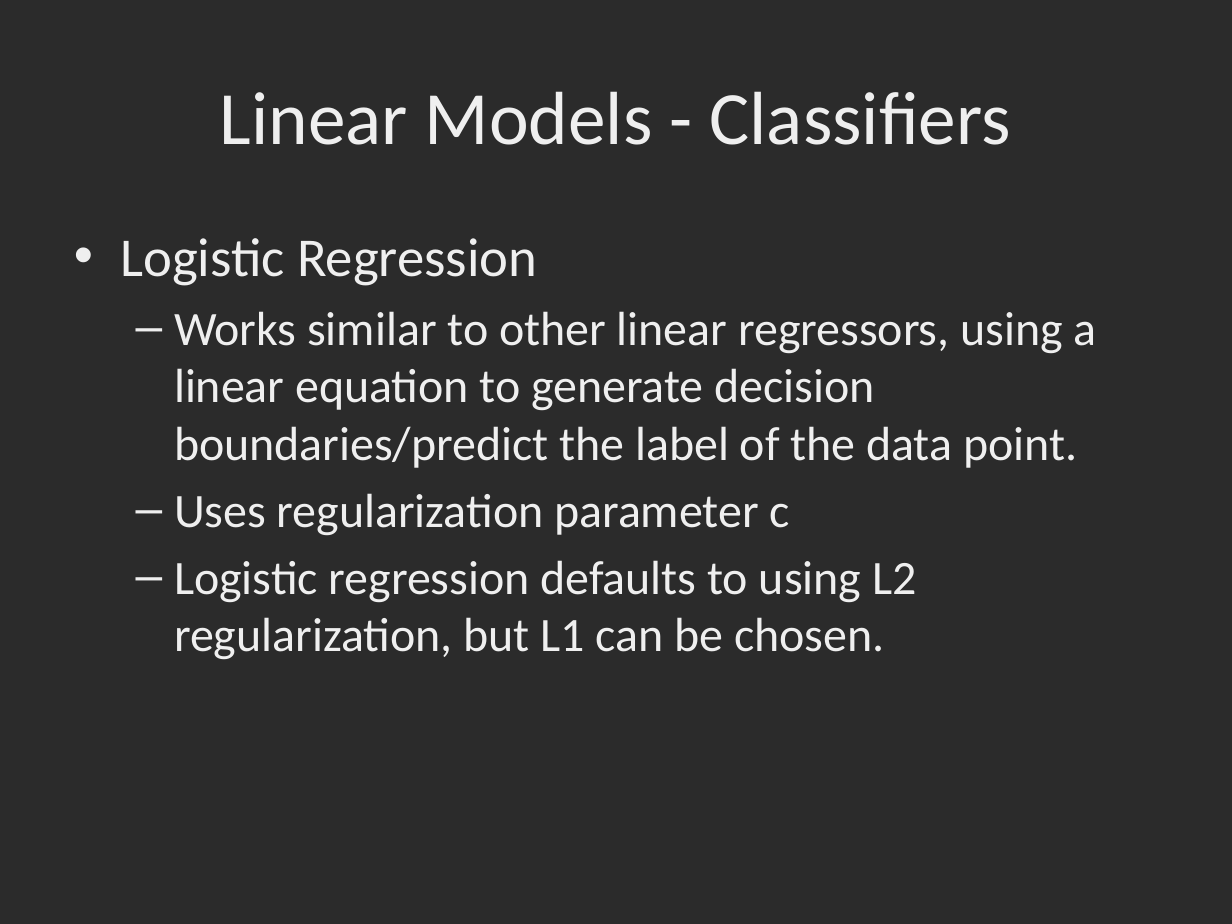
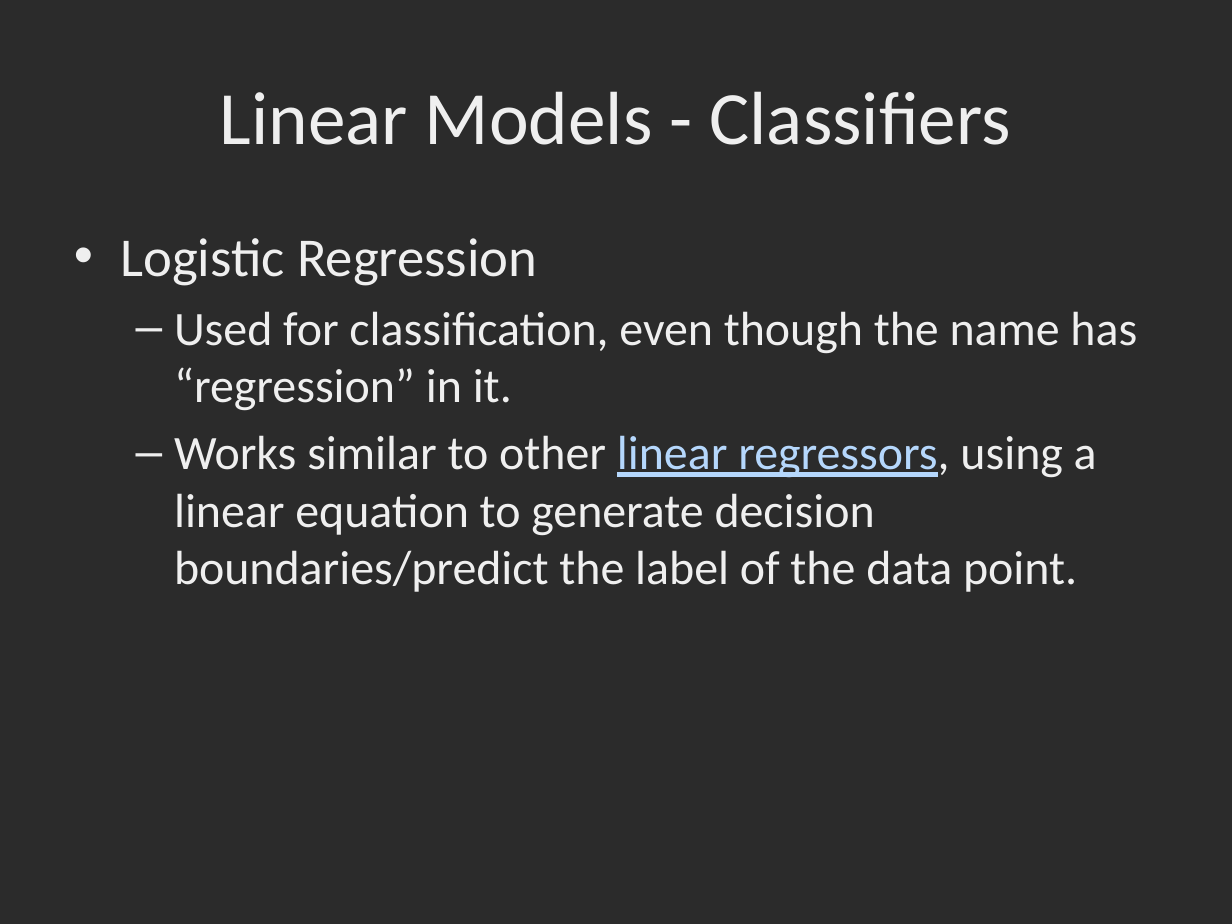
Before and after one commit to dbowmans46/PracticalProgramming, a slide deck: slide 55 of Session 7 - Python/Instructional Material/Session 7 - Python Brief Intro to Machine Learning with Scikit Learn.pptx. Drawn at 1232x924 pixels with LibreOffice and Linux fonts; fonts in the diff are those of the drawing; background and template pictures are left out; a plain dark background stands for a picture behind light text. Boxes give left, top, right and bottom in pixels: in the first picture for what was removed or moved away, otherwise in the second. Text is boxed around its words. In the diff, an @@ line names an element or a change of style, - is before the commit and + after.

Commit message:
Added docstrings to MLHelper, fixed linear equations in slides, added SVM slides, updated logistic regression and regularization slides, SVM code, fixed Logistic Regression code.

```diff
--- a/Session 7 - Python/Instructional Material/Session 7 - Python Brief Intro to Machine Learning with Scikit Learn.pptx
+++ b/Session 7 - Python/Instructional Material/Session 7 - Python Brief Intro to Machine Learning with Scikit Learn.pptx
@@ text at [174,311,1137,411]: paragraph added @@
+  – Used for classification, even though the name has “regression” in it.
@@ text at [174,435,1097,592]: text colour #EFEFEF to #B5D7FC, underline on in "linear regressors," @@
@@ text at [174,493,916,659]: paragraphs removed @@
-  – Uses regularization parameter c
-  – Logistic regression defaults to using L2 regularization, but L1 can be chosen.
```
Also in this commit, not shown: 2 other slides changed, 10 slides added, 1 slide removed, 2 other files.
